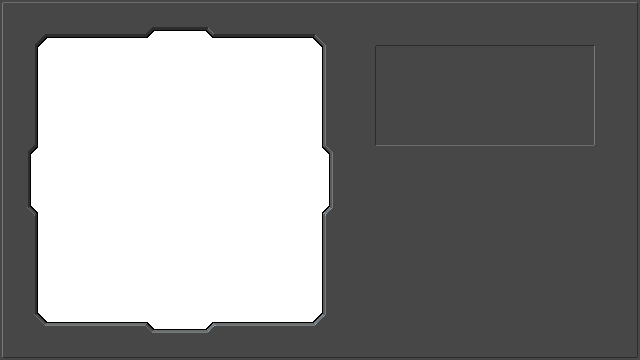
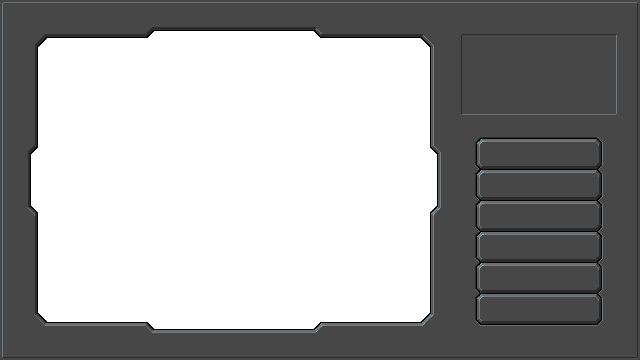
Revision of a layered 640px x 360px image; what changed, layer by layer:
added layer "Pasted Layer #1" above "Layer" over [473, 137, 603, 326]
painted on "Layer" over [206, 27, 617, 333]
